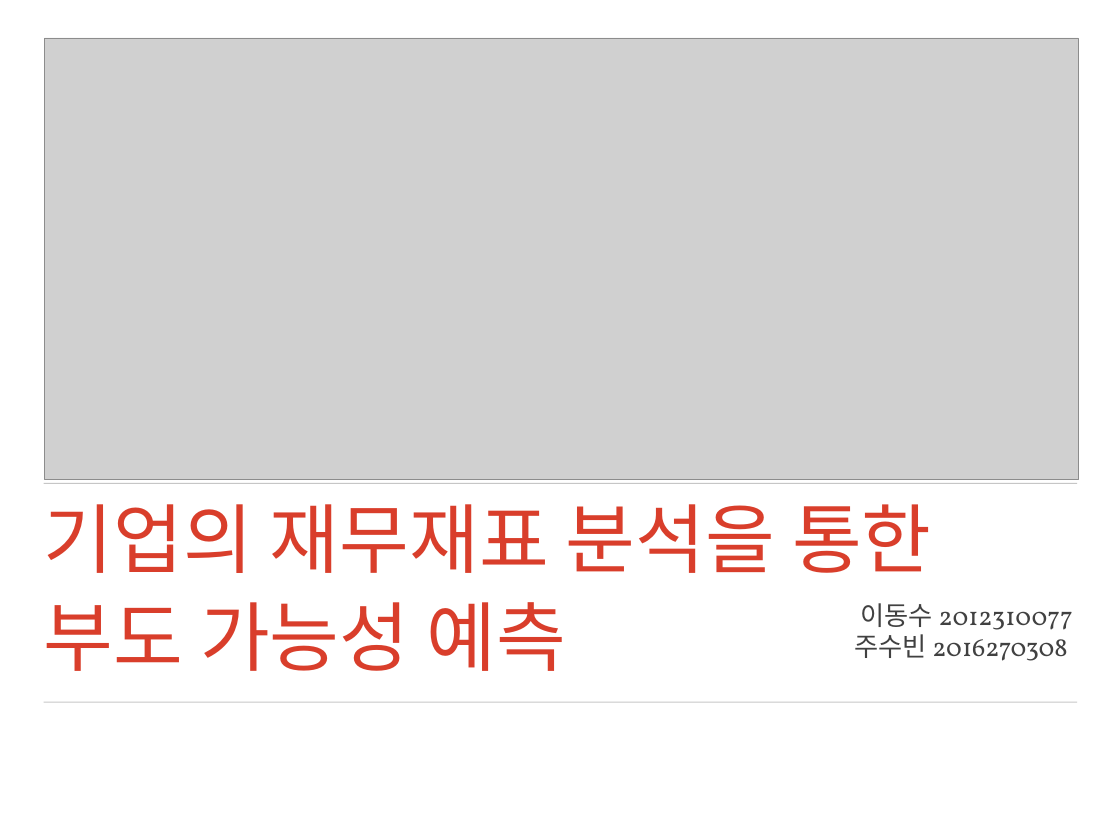
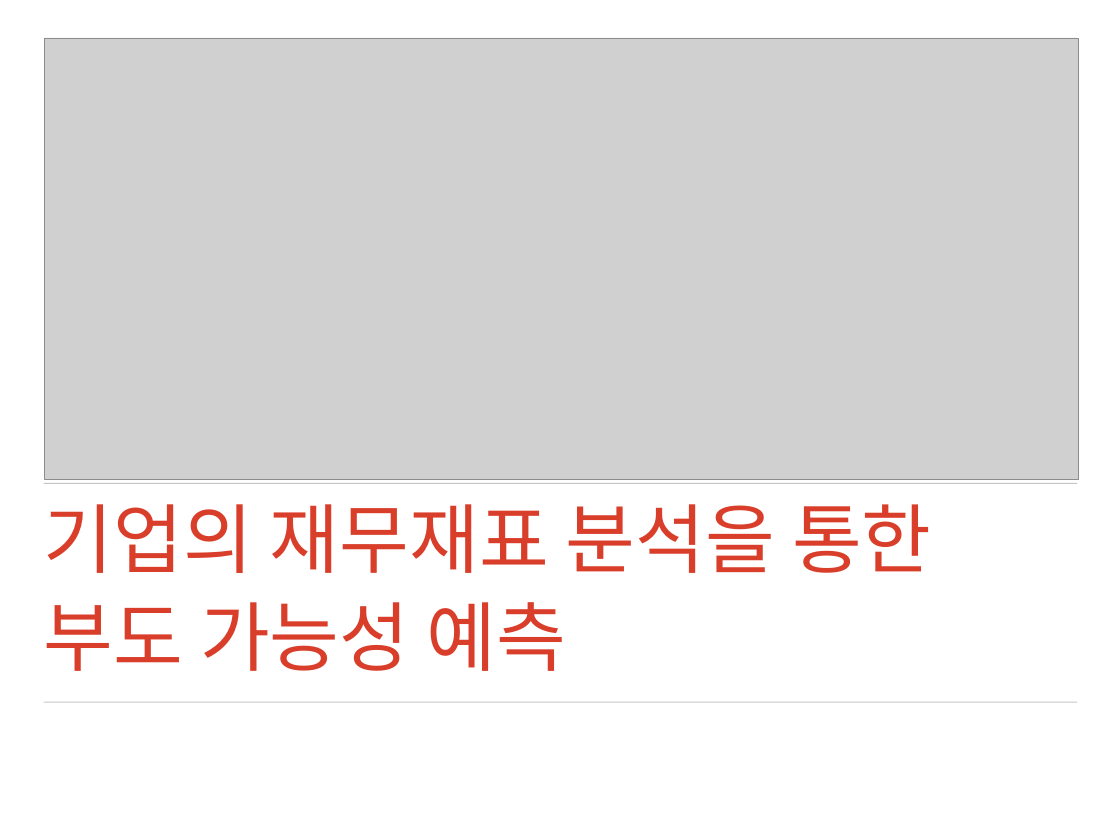
Before and after one commit to mrlee23/bankruptcy-prediction, a slide deck: slide 1 of presentation.pptx. Drawn at 1120x840 pixels with LibreOffice and Linux fonts; fonts in the diff are those of the drawing; grey boxes stand for pictures; background and template pictures are left out. Boxes give left, top, right and bottom in pixels: in the first picture for what was removed or moved away, otherwise in the second. Text is boxed around its words. In the diff, an @@ line names an element or a change of style, - is before the commit and + after.

Commit message:
Update presentation

```diff
--- a/presentation.pptx
+++ b/presentation.pptx
@@ text removed at <box>854,603,1073,661</box> @@
-이동수 2012310077
-주수빈 2016270308
```
Also in this commit, not shown: 1 other file.
